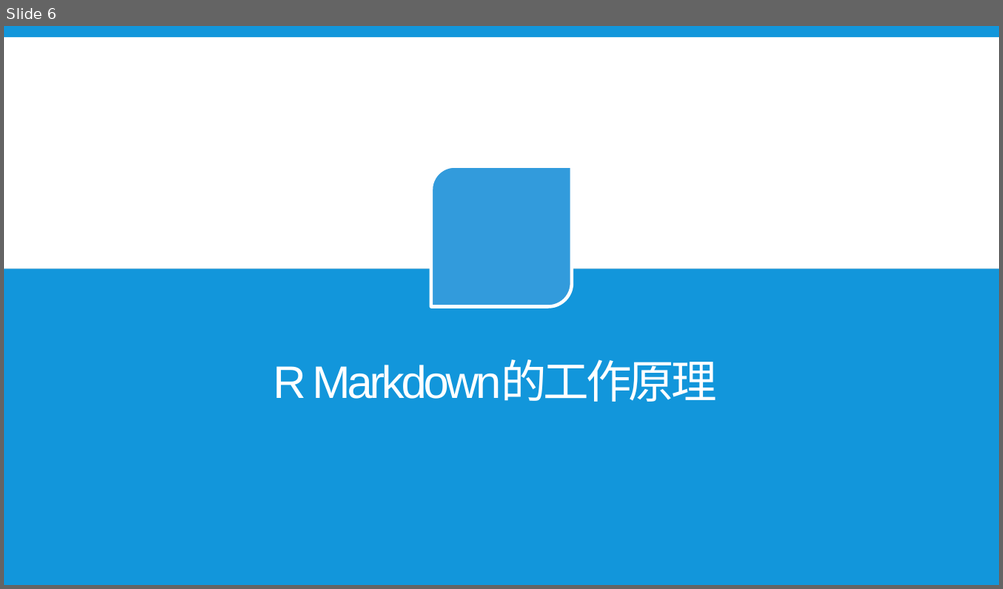
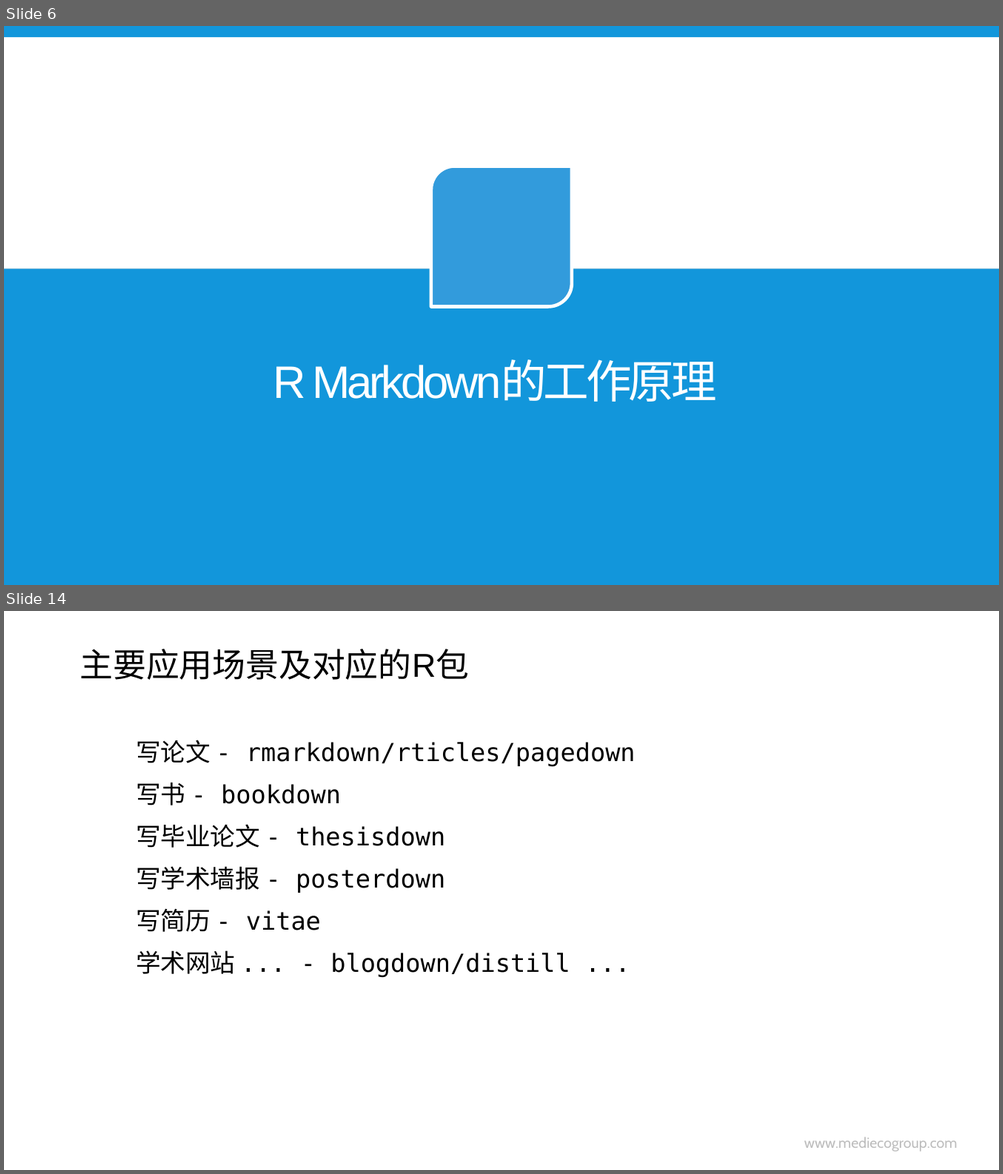
Before and after one commit to hao203/rmd_china, a slide deck: slides/01.History&Works/01-History-Works.pptx. Shown one above the other, each under a label of ours: slide 6 before the commit, slides 6 and 14 after it; the slides between them are not shown. The pictures are 1003x589 and 1003x1174 pixels, drawn with LibreOffice and Linux fonts; fonts in the diff are those of the drawing; background and template pictures are left out. Boxes give left, top, right and bottom in pixels: in the first picture for what was removed or moved away, otherwise in the second. Text is boxed around its words. In the diff, an @@ line names an element or a change of style, - is before the commit and + after.

```diff
--- a/slides/01.History&Works/01-History-Works.pptx
+++ b/slides/01.History&Works/01-History-Works.pptx
@@ slide 14 added at bbox=[4, 611, 999, 1170], background #CCE8CF @@
@@ title added at bbox=[79, 649, 469, 680], 32 pt, text #000000 @@
+主要应用场景及对应的R包
@@ text added at bbox=[136, 740, 635, 978], 24 pt, text #000000 @@
+  写论文 - rmarkdown/rticles/pagedown
+  写书 - bookdown
+  写毕业论文 - thesisdown
+  写学术墙报 - posterdown
+  写简历 - vitae
+  学术网站 ... - blogdown/distill ...
@@ text added at bbox=[804, 1137, 957, 1152], 14 pt, text #000000 at 26% opacity @@
+www.mediecogroup.com
```
Also in this commit, not shown: 3 slides changed, 11 other slides added, 3 slides removed, 14 other files.
